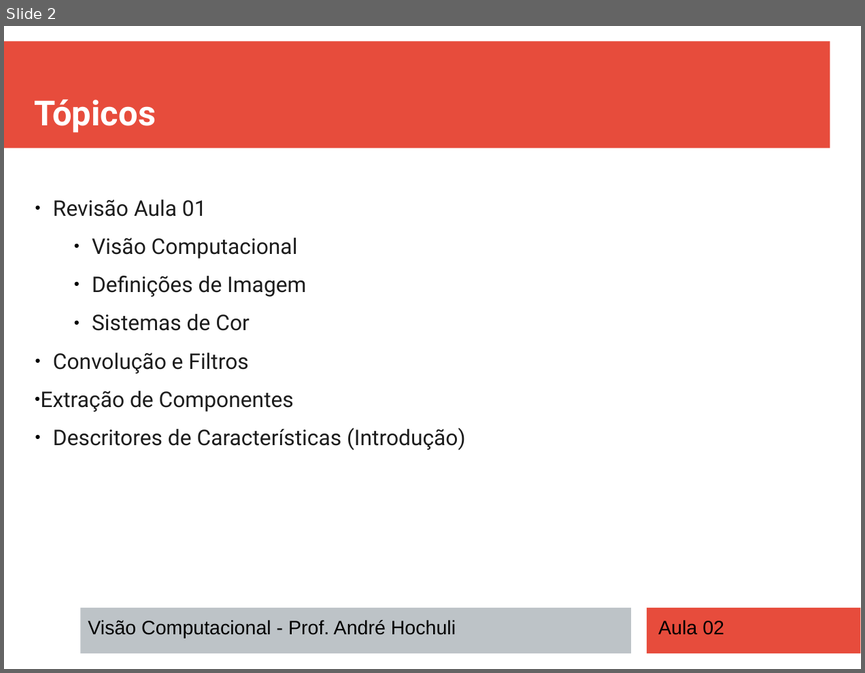
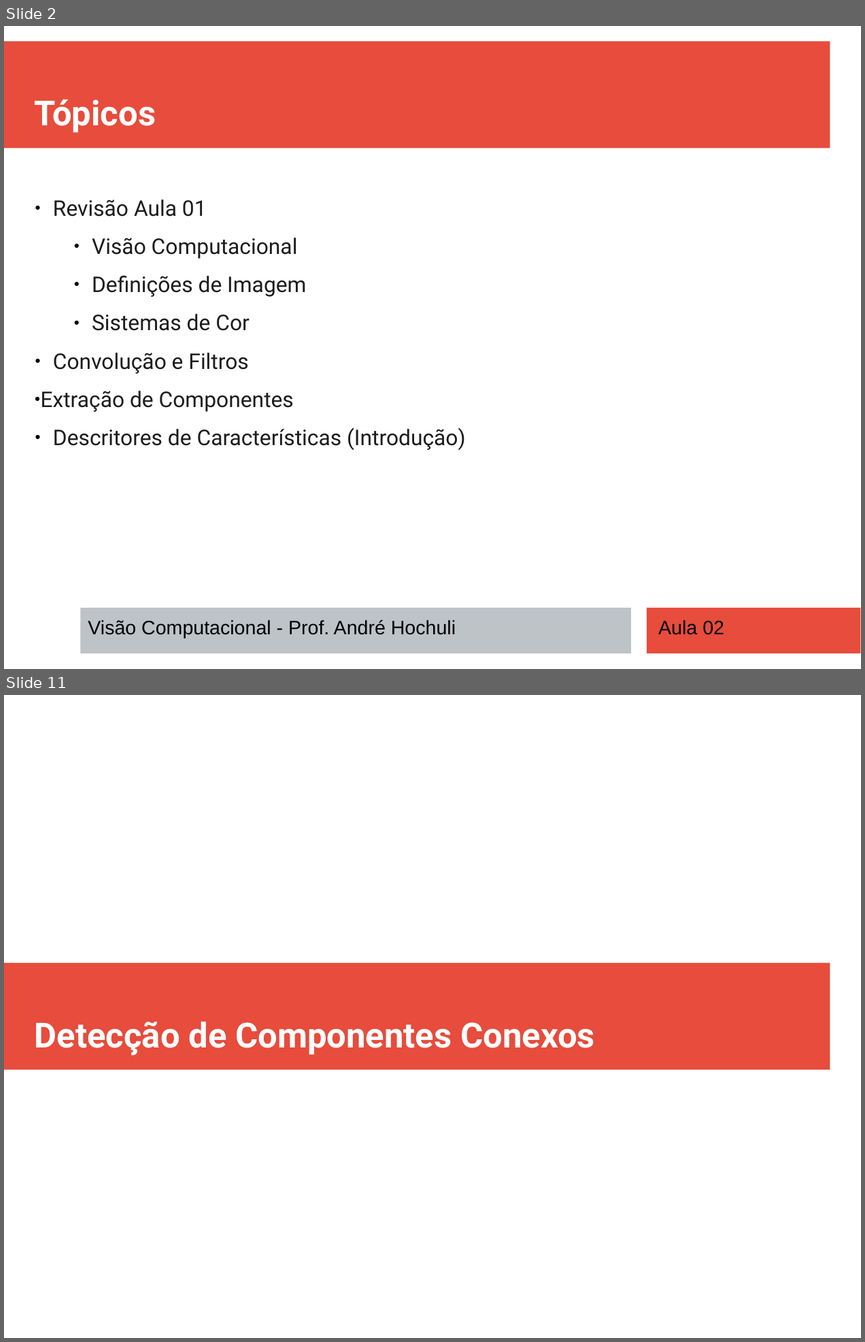
Before and after one commit to andrehochuli/teaching, a slide deck: Visão Computacional/Aula 02 - Filtros e Extração de Características/Aula 02 - Filtros e Extração de Características.pptx. Shown one above the other, each under a label of ours: slide 2 before the commit, slides 2 and 11 after it; the slides between them are not shown. The pictures are 865x673 and 865x1342 pixels, drawn with LibreOffice and Linux fonts; fonts in the diff are those of the drawing. Boxes give left, top, right and bottom in pixels: in the first picture for what was removed or moved away, otherwise in the second. Text is boxed around its words. In the diff, an @@ line names an element or a change of style, - is before the commit and + after.

```diff
--- a/Visão Computacional/Aula 02 - Filtros e Extração de Características/Aula 02 - Filtros e Extração de Características.pptx
+++ b/Visão Computacional/Aula 02 - Filtros e Extração de Características/Aula 02 - Filtros e Extração de Características.pptx
@@ slide 11 added at bbox=[4, 695, 861, 1338], background #FFFFFF @@
@@ rectangle added at bbox=[4, 962, 830, 1069], fill #E74C3C @@
@@ text added at bbox=[35, 1021, 595, 1055], 32 pt, text #FFFFFF, bold @@
+Detecção de Componentes Conexos
```
Also in this commit, not shown: 34 slides changed, 3 other slides added, 1 slide removed, 2 other files.
